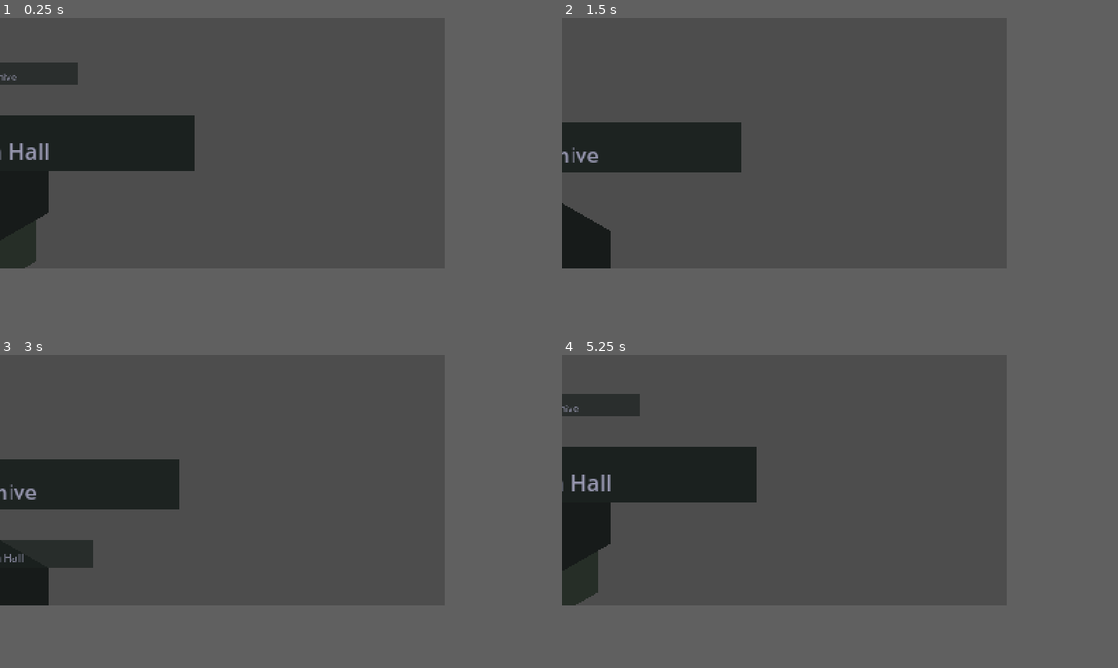
Above: before the commit, frames 1-4 (two rows, left to right).
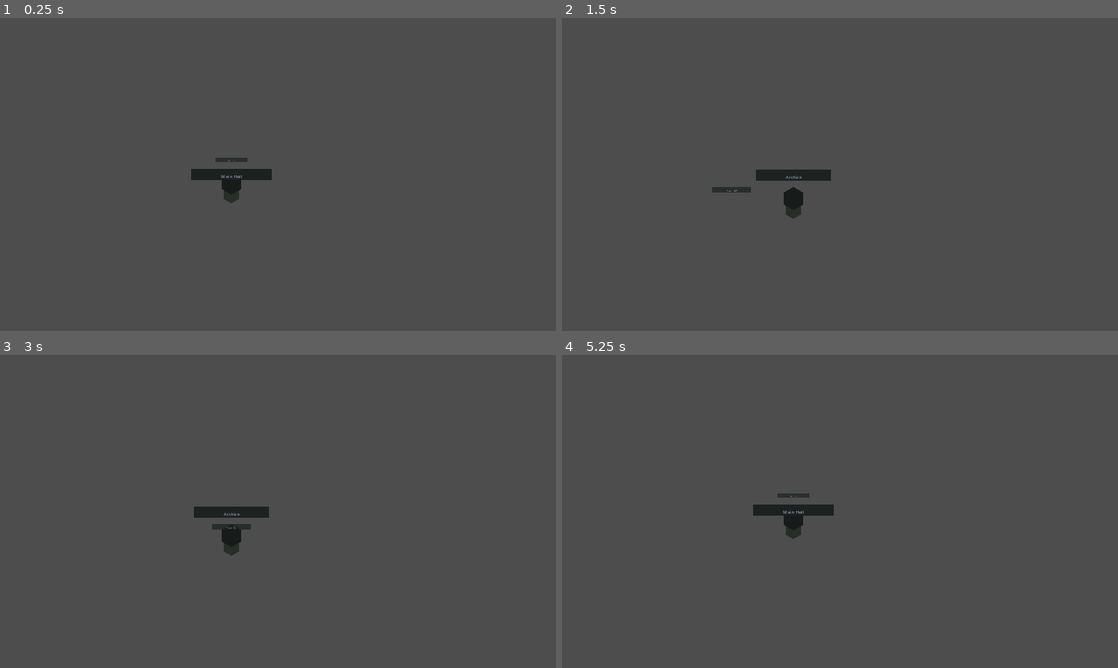
Above: after the commit, the same moments.

Repository: Kiriketsuki/agenKic-orKistrator
Game: Godot game, scene res://scenes/main.tscn
The game is run twice, just before and just after one commit, with the same random seed, the same clock (stepped at 60 frames per second) and the same inputs.
Inputs (mouse positions are in pixels of both pictures, inside the frame that each line leads up to):
- Up to frame 1 (0.25 s): no input
- Up to frame 2 (1.5 s): tap Enter at 0.5 s; move the mouse to (884, 130) at 0.52 s; hold E (rotate_right) 0.53-1.28 s; hold S (scroll_down) 0.53-1.28 s; click (884, 130) at 0.67 s; tap Space at 1.25 s; move the mouse to (695, 155) at 1.27 s; hold Q (rotate_left) from 1.28 s (still down); tap W (scroll_up) at 1.35 s
- Up to frame 3 (3 s): tap Enter at 2 s; move the mouse to (266, 423) at 2.02 s; release Q (rotate_left) at 2.03 s; hold S (scroll_down) 2.03-2.78 s; hold E (rotate_right) from 2.03 s (still down); tap Space at 2.75 s; move the mouse to (200, 530) at 2.77 s; tap W (scroll_up) at 2.85 s; click (200, 530) at 2.92 s
- Up to frame 4 (5.25 s): tap Enter at 3.5 s; move the mouse to (917, 517) at 3.52 s; release E (rotate_right) at 3.53 s; hold S (scroll_down) 3.53-4.28 s; hold Q (rotate_left) from 3.53 s (still down); tap Space at 4.25 s; move the mouse to (650, 442) at 4.27 s; tap W (scroll_up) at 4.35 s; move the mouse to (806, 480) at 5.02 s; hold S (scroll_down) from 5.03 s (still down); click (806, 480) at 5.17 s
In our replay, the window is 640x360 before the commit and 800x450 after it. These sizes can differ from the game's own. Grey fills any space a smaller window leaves; there, only what the larger window draws over its background counts as a difference.

The runs differ from the first frame. In frame 1, 10% of the frame differs, in the area x 0-49%, y 14-80%; in frame 2, 7.4%; in frame 3, 8.5%; in frame 4, 10%, in the area x 0-49%, y 12-80%.

Commit message:
feat(godot): switch to native-resolution viewport

Diff:
--- a/godot/project.godot
+++ b/godot/project.godot
@@ -22,12 +22,12 @@
 
 [display]
 
-window/size/viewport_width=320
-window/size/viewport_height=180
-window/size/window_width_override=1280
-window/size/window_height_override=720
-window/stretch/mode="viewport"
-window/stretch/aspect="keep"
+window/size/viewport_width=1920
+window/size/viewport_height=1080
+window/size/window_width_override=2560
+window/size/window_height_override=1440
+window/stretch/mode="canvas_items"
+window/stretch/aspect="expand"
 window/vsync/vsync_mode=1
 
 [rendering]
@@ -75,5 +75,13 @@
 }
 hide_all_panels={
 "deadzone": 0.5,
-"events": [Object(InputEventKey,"resource_local_to_scene":fa …(66 unchanged characters)… se,"shift_pressed":false,"ctrl_pressed":false,"meta_pressed":false,"pressed":false," …(101 unchanged characters)…
+"events": [Object(InputEventKey,"resource_local_to_scene":fa …(66 unchanged characters)… se,"shift_pressed":false,"ctrl_pressed":true,"meta_pressed":false,"pressed":false," …(101 unchanged characters)…
 }
+reset_panel_layout={
+"deadzone": 0.5,
+"events": [Object(InputEventKey,"resource_local_to_scene":false,"resource_name":"","device":-1,"window_id":0,"alt_pressed":false,"shift_pressed":true,"ctrl_pressed":true,"meta_pressed":false,"pressed":false,"keycode":82,"physical_keycode":0,"key_label":0,"unicode":82,"location":0,"echo":false,"script":null)]
+}
+toggle_panel_menu={
+"deadzone": 0.5,
+"events": [Object(InputEventKey,"resource_local_to_scene":false,"resource_name":"","device":-1,"window_id":0,"alt_pressed":false,"shift_pressed":false,"ctrl_pressed":false,"meta_pressed":false,"pressed":false,"keycode":80,"physical_keycode":0,"key_label":0,"unicode":112,"location":0,"echo":false,"script":null)]
+}
